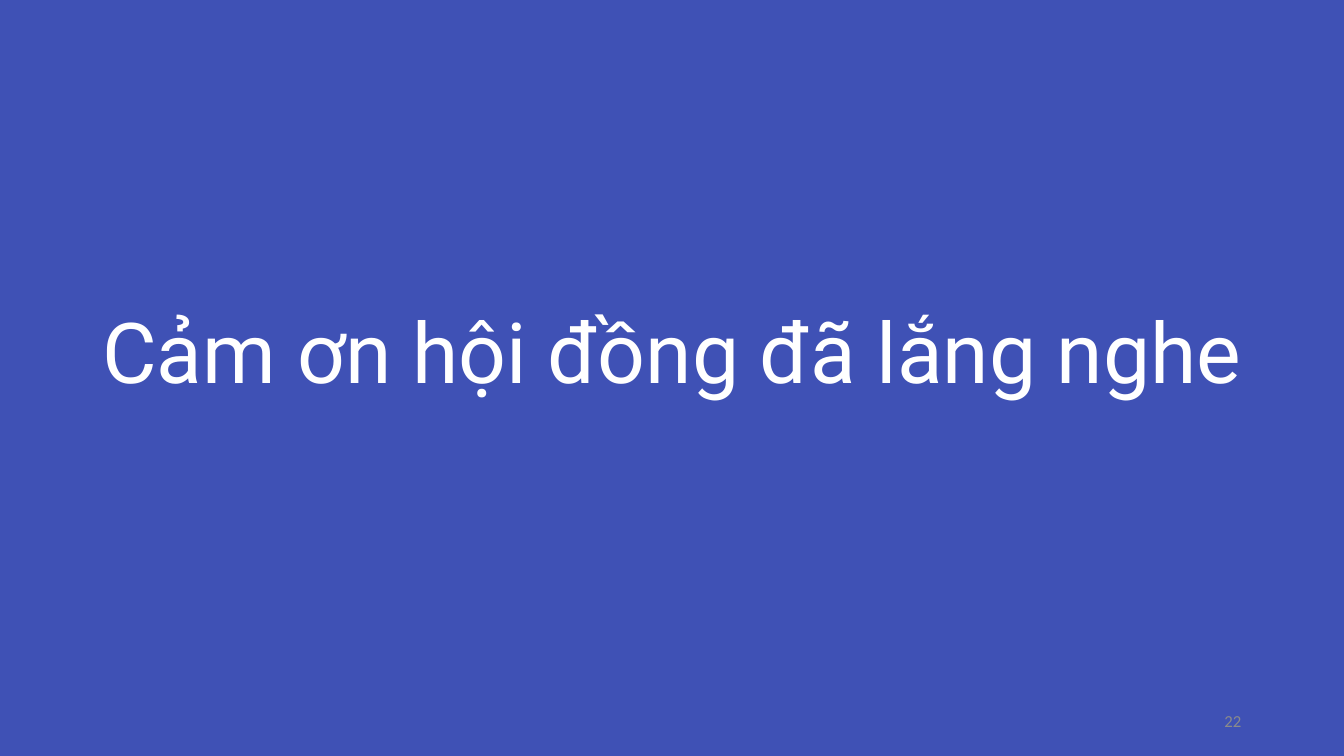
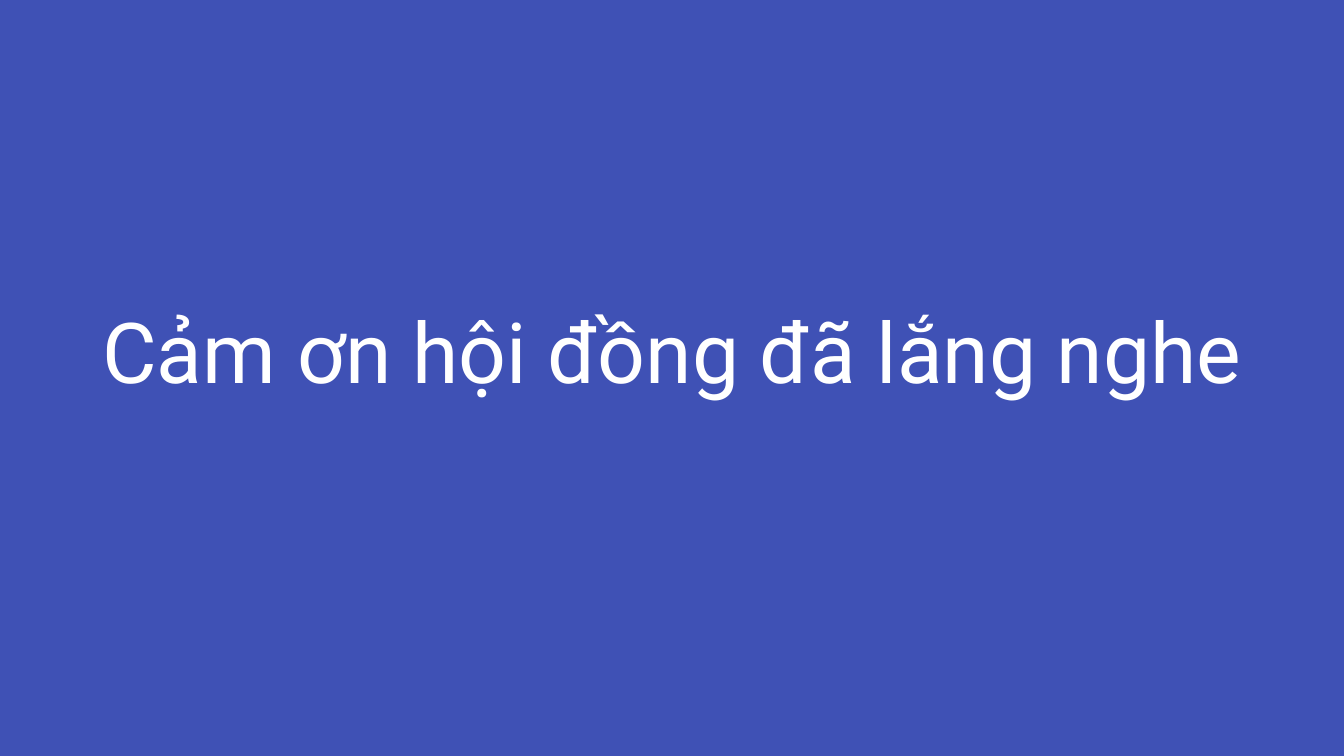
Before and after one commit to csethanhcong/c9js-demo, a slide deck: slide 22 of report/Presentation/Slide LVTN.pptx. Drawn at 1344x756 pixels with LibreOffice and Linux fonts; fonts in the diff are those of the drawing. Boxes give left, top, right and bottom in pixels: in the first picture for what was removed or moved away, otherwise in the second. Text is boxed around its words. In the diff, an @@ line names an element or a change of style, - is before the commit and + after.

```diff
--- a/report/Presentation/Slide LVTN.pptx
+++ b/report/Presentation/Slide LVTN.pptx
@@ page number removed at [1224, 716, 1241, 727] @@
-22
```
Also in this commit, not shown: 15 other slides changed.
